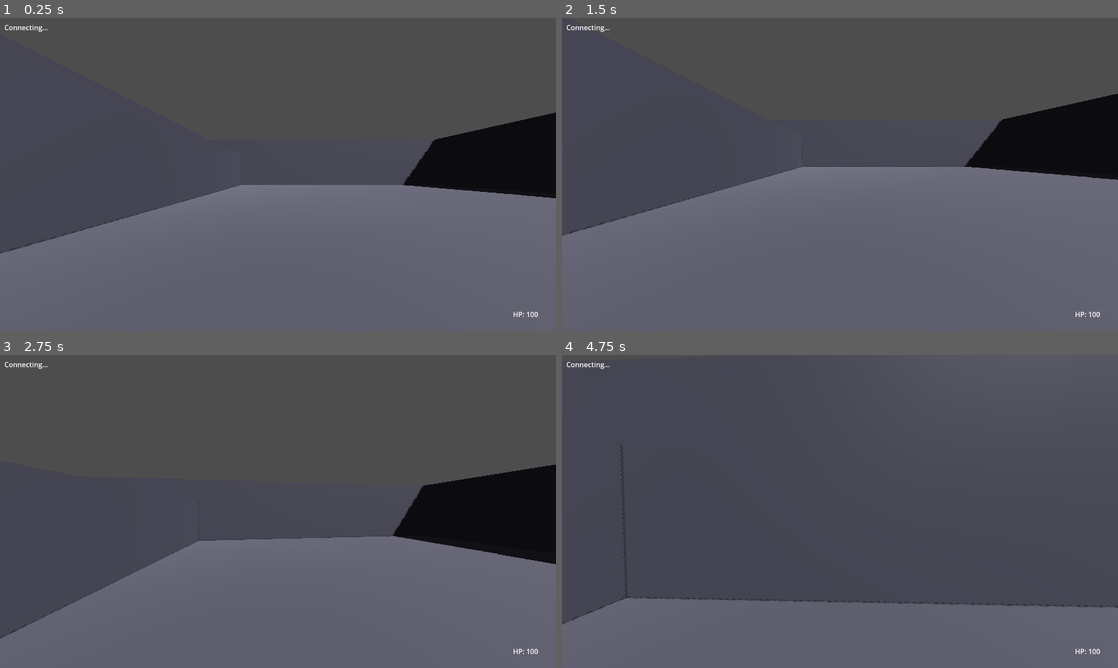
Above: before the commit, frames 1-4 (two rows, left to right).
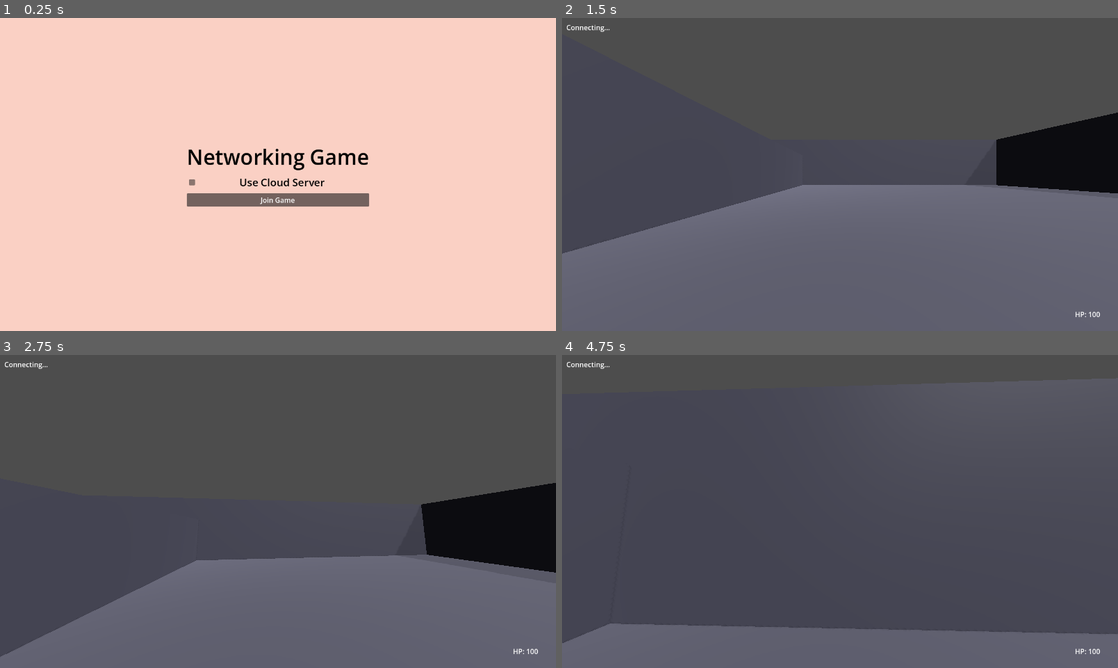
Above: after the commit, the same moments.

Repository: Carter-Lewis/fps_network_protocol
Game: Godot game, scene res://scenes/MainMenu.tscn
The game is run twice, just before and just after one commit, with the same random seed, the same clock (stepped at 60 frames per second) and the same inputs. Before the commit the project starts from res://scenes/Main.tscn.
Inputs (mouse positions are in pixels of both pictures, inside the frame that each line leads up to):
- Up to frame 1 (0.25 s): no input
- Up to frame 2 (1.5 s): click (840, 180) at 0.5 s, where only the run after the commit has a clickable "Use Cloud Server"; click (840, 199) at 1.25 s, where only the run after the commit has a clickable "Join Game"
- Up to frame 3 (2.75 s): tap Enter at 2 s; move the mouse to (305, 511) at 2.02 s; press the mouse at (305, 511) at 2.03 s; hold W (move_forward) from 2.03 s (still down); tap Space (jump) at 2.27 s
- Up to frame 4 (4.75 s): keep holding W (move_forward); move the mouse to (812, 511) at 2.77 s; release the mouse at (812, 511) at 2.78 s; click (812, 511) at 2.85 s; tap Space (jump) at 3.02, 4.52 s; move the mouse to (851, 505) at 3.52 s; press the mouse at (851, 505) at 3.53 s; move the mouse to (834, 517) at 4.27 s; release the mouse at (834, 517) at 4.28 s; click (834, 517) at 4.35 s

The runs differ from the first frame. In frame 1, 100% of the frame differs, in the area x 0-100%, y 0-100%; in frame 2, 7.3%; in frame 3, 7.3%; in frame 4, 8.1%.

Commit message:
Added a loading screen for the game

Diff:
--- a/fps_game/project.godot
+++ b/fps_game/project.godot
@@ -16,7 +16,7 @@
 
 config/name="FPS Networking Demo"
 config/description="Multiplayer FPS - Custom UDP Protocol Demo"
-run/main_scene="res://scenes/Main.tscn"
+run/main_scene="uid://cpuqsv121h5iu"
 config/features=PackedStringArray("4.6", "Forward Plus")
 config/icon="res://icon.svg"
 
--- a/fps_game/scenes/Main.tscn
+++ b/fps_game/scenes/Main.tscn
@@ -41,6 +41,7 @@
 transform = Transform3D(0.707, -0.5, 0.5, 0, 0.707, 0.707, -0.707, -0.5, 0.5, 0, 10, 0)
 light_energy = 1.2
 shadow_enabled = true
+shadow_opacity = 0.3
 
 [node name="Arena" type="Node3D" parent="." unique_id=160557198]
 
--- /dev/null
+++ b/fps_game/scenes/MainMenu.tscn
@@ -0,0 +1,56 @@
+[gd_scene format=3 uid="uid://cpuqsv121h5iu"]
+
+[ext_resource type="Script" uid="uid://btnf6rxaged7" path="res://scenes/main_menu.gd" id="1_yqorp"]
+
+[node name="MainMenu" type="Control" unique_id=1351113708]
+layout_mode = 3
+anchors_preset = 15
+anchor_right = 1.0
+anchor_bottom = 1.0
+grow_horizontal = 2
+grow_vertical = 2
+script = ExtResource("1_yqorp")
+
+[node name="ColorRect" type="ColorRect" parent="." unique_id=1975035687]
+layout_mode = 1
+anchors_preset = 15
+anchor_right = 1.0
+anchor_bottom = 1.0
+grow_horizontal = 2
+grow_vertical = 2
+color = Color(0.98039216, 0.8156863, 0.76862746, 1)
+
+[node name="CanvasLayer" type="CanvasLayer" parent="." unique_id=631442877]
+
+[node name="VBoxContainer" type="VBoxContainer" parent="CanvasLayer" unique_id=1218184155]
+anchors_preset = 8
+anchor_left = 0.5
+anchor_top = 0.5
+anchor_right = 0.5
+anchor_bottom = 0.5
+offset_left = -20.0
+offset_top = -20.0
+offset_right = 20.0
+offset_bottom = 20.0
+grow_horizontal = 2
+grow_vertical = 2
+
+[node name="Networking Game" type="Label" parent="CanvasLayer/VBoxContainer" unique_id=892154994]
+layout_mode = 2
+theme_override_colors/font_color = Color(0.008202022, 0.008202025, 0.008202025, 1)
+theme_override_font_sizes/font_size = 48
+text = "Networking Game"
+horizontal_alignment = 1
+
+[node name="CheckBox" type="CheckBox" parent="CanvasLayer/VBoxContainer" unique_id=112973860]
+layout_mode = 2
+theme_override_colors/font_color = Color(0, 0, 0, 1)
+theme_override_font_sizes/font_size = 24
+text = "Use Cloud Server"
+alignment = 1
+icon_alignment = 1
+
+[node name="Button" type="Button" parent="CanvasLayer/VBoxContainer" unique_id=2127909879]
+layout_mode = 2
+theme_override_colors/font_color = Color(1, 1, 1, 1)
+text = "Join Game"
--- /dev/null
+++ b/fps_game/scenes/main_menu.gd
@@ -0,0 +1,12 @@
+extends Control
+
+@onready var cloud_toggle: CheckBox = $CanvasLayer/VBoxContainer/CheckBox
+@onready var join_button: Button = $CanvasLayer/VBoxContainer/Button
+
+func _ready() -> void:
+	join_button.pressed.connect(_on_join_pressed)
+
+func _on_join_pressed() -> void:
+	NetworkManager.use_cloud = cloud_toggle.button_pressed
+	NetworkManager.connect_to_server()
+	get_tree().change_scene_to_file("res://scenes/Main.tscn")
--- a/fps_game/scripts/Main.gd
+++ b/fps_game/scripts/Main.gd
@@ -44,4 +44,5 @@
 func _input(event: InputEvent) -> void:
 	if event is InputEventKey and event.pressed:
 		if event.keycode == KEY_F2:
-			print("Drift log export not implemented yet")
+			NetworkManager.export_drift_csv()
+			drift_ui.text = "Drift log saved!"
--- a/fps_game/scripts/NetworkManager.gd
+++ b/fps_game/scripts/NetworkManager.gd
@@ -1,6 +1,6 @@
 extends Node
 
-@export var use_cloud := true
+@export var use_cloud := false
 
 const CLOUD_IP := "3.218.9.34"
 const LOCAL_IP := "127.0.0.1"
@@ -25,16 +25,21 @@
 var local_player: Node = null
 var remote_players: Dictionary = {}  # player_id (int) -> RemotePlayer node
 
+var _drift_log: Array = []  # Array of {time, drift} dicts
+var _start_time: float = 0.0
+
 # --- Signals ---
 signal player_joined(player_id: int)
 
 func _ready():
+	_start_time = Time.get_ticks_msec() / 1000.0
+func connect_to_server():
 	_start_udp()
 	_connect_tcp()
 
-# -------------------------------------------------------
-# Step 1: Bind UDP first so we know our local port
-# -------------------------------------------------------
+
+# -------------------------------------------------------
+# First Bind UDP first so we know our local port
 func _start_udp():
 	udp = PacketPeerUDP.new()
 	udp.bind(0)  # OS picks a free port
@@ -178,6 +183,8 @@
 	if local_player == null:
 		return
 	var drift = server_pos.distance_to(local_player.global_position)
+	var elapsed = (Time.get_ticks_msec() / 1000.0) - _start_time
+	_drift_log.append({"time": elapsed, "drift": drift})
 	if drift > 0.5:
 		local_player.global_position = local_player.global_position.lerp(server_pos, 0.3)
 
@@ -231,3 +238,14 @@
 	if val < 0:
 		return val + 256  # -1 -> 255
 	return val
+
+func export_drift_csv() -> void:
+	var file = FileAccess.open("user://drift_log.csv", FileAccess.WRITE)
+	if file == null:
+		push_error("Failed to open drift log file")
+		return
+	file.store_line("time_seconds,drift_units")
+	for entry in _drift_log:
+		file.store_line("%.3f,%.4f" % [entry["time"], entry["drift"]])
+	file.close()
+	print("Drift log saved to: ", OS.get_user_data_dir(), "/drift_log.csv")
Not shown, added: fps_game/scenes/main_menu.gd.uid
Not shown, added: .DS_Store
